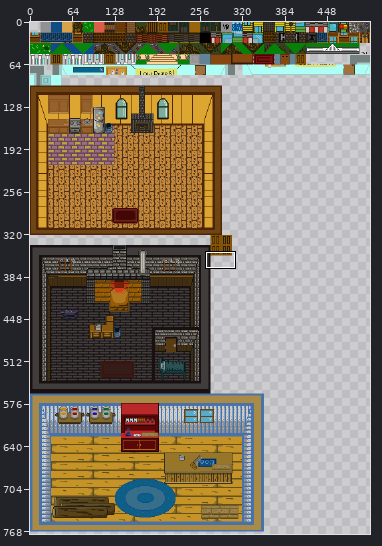
A sprite sheet gets an edit: img/tileset.png. Above: a wide view before the commit, with the close-up outlined.
Close-up. Old version:
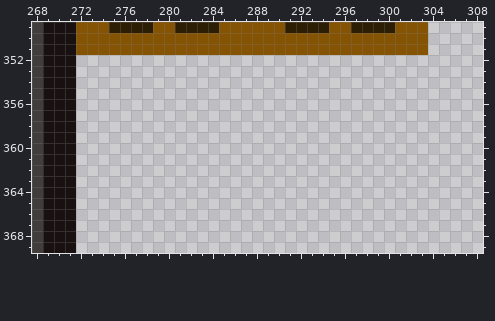
The file is 512x800 pixels. Colours within 5 levels of each other are drawn and written as one. Shown: x 268..308, y 349..369. The wide view leaves out empty margins. The commit also changed other parts of the picture, which this record leaves out.
And afterwards:
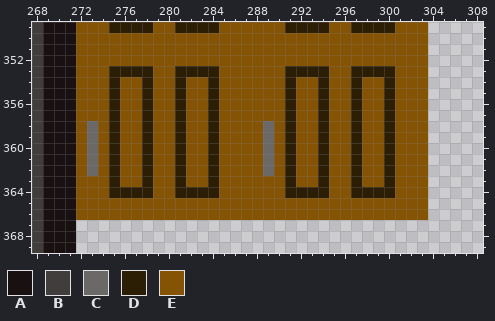
Palette (. is transparent): A #191111  B #413d3d  C #6a6968  D #2c1d05  E #845304
Diff:
@@ x 268..308 @@
 351 BAAAEEEEEEEEEEEEEEEEEEEEEEEEEEEEEEEE.....
-352 BAAA.....................................
-353 BAAA.....................................
-354 BAAA.....................................
-355 BAAA.....................................
-356 BAAA.....................................
-357 BAAA.....................................
-358 BAAA.....................................
-359 BAAA.....................................
-360 BAAA.....................................
-361 BAAA.....................................
-362 BAAA.....................................
-363 BAAA.....................................
-364 BAAA.....................................
-365 BAAA.....................................
-366 BAAA.....................................
+352 BAAAEEEEEEEEEEEEEEEEEEEEEEEEEEEEEEEE.....
+353 BAAAEEEDDDDEEDDDDEEEEEEDDDDEEDDDDEEE.....
+354 BAAAEEEDEEDEEDEEDEEEEEEDEEDEEDEEDEEE.....
+355 BAAAEEEDEEDEEDEEDEEEEEEDEEDEEDEEDEEE.....
+356 BAAAEEEDEEDEEDEEDEEEEEEDEEDEEDEEDEEE.....
+357 BAAAEEEDEEDEEDEEDEEEEEEDEEDEEDEEDEEE.....
+358 BAAAECEDEEDEEDEEDEEEECEDEEDEEDEEDEEE.....
+359 BAAAECEDEEDEEDEEDEEEECEDEEDEEDEEDEEE.....
+360 BAAAECEDEEDEEDEEDEEEECEDEEDEEDEEDEEE.....
+361 BAAAECEDEEDEEDEEDEEEECEDEEDEEDEEDEEE.....
+362 BAAAECEDEEDEEDEEDEEEECEDEEDEEDEEDEEE.....
+363 BAAAEEEDEEDEEDEEDEEEEEEDEEDEEDEEDEEE.....
+364 BAAAEEEDDDDEEDDDDEEEEEEDDDDEEDDDDEEE.....
+365 BAAAEEEEEEEEEEEEEEEEEEEEEEEEEEEEEEEE.....
+366 BAAAEEEEEEEEEEEEEEEEEEEEEEEEEEEEEEEE.....
 367 BAAA.....................................
